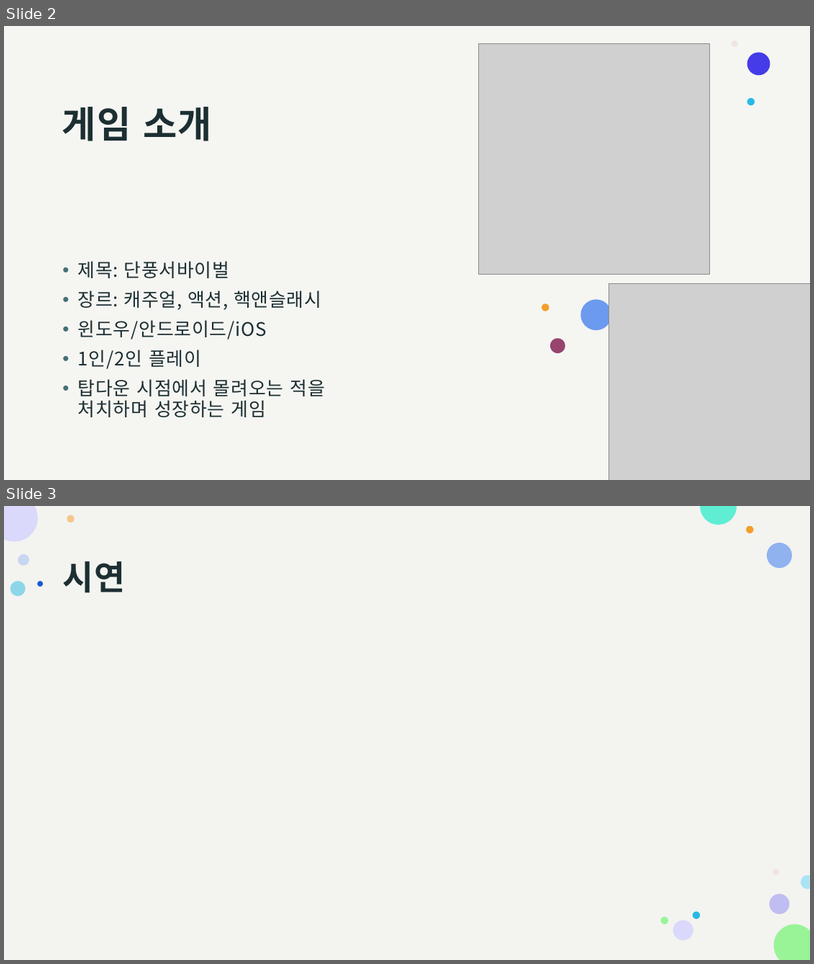
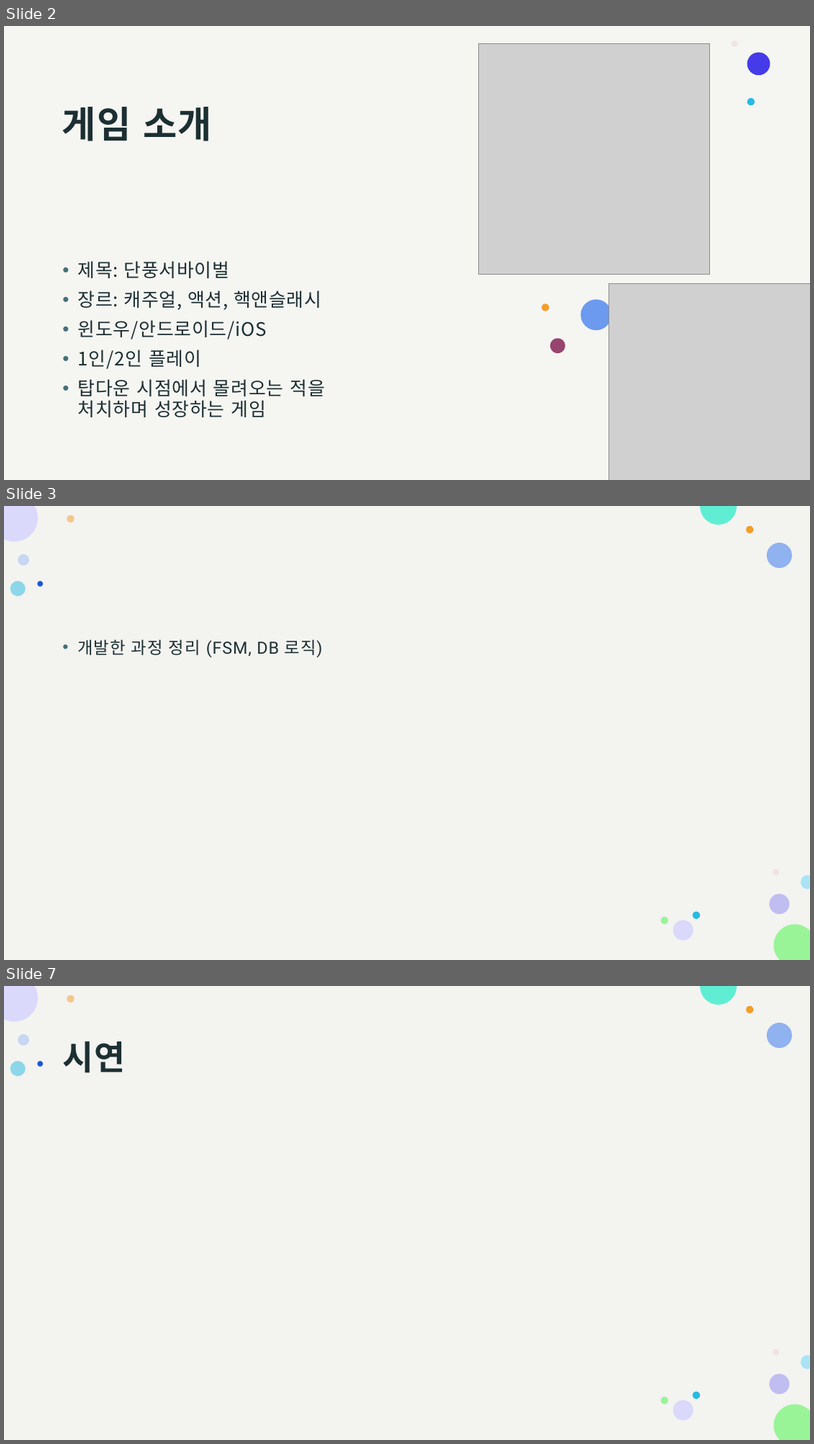
Before and after one commit to pknu-wap/Maple-Survival, a slide deck: 발표자료/최종발표.pptx. Shown one above the other, each under a label of ours: slides 2 and 3 before the commit, slides 2, 3 and 7 after it; the slides between them are not shown. The pictures are 814x964 and 814x1444 pixels, drawn with LibreOffice and Linux fonts; fonts in the diff are those of the drawing; grey boxes stand for pictures. Boxes give left, top, right and bottom in pixels: in the first picture for what was removed or moved away, otherwise in the second. Text is boxed around its words. In the diff, an @@ line names an element or a change of style, - is before the commit and + after.

```diff
--- a/발표자료/최종발표.pptx
+++ b/발표자료/최종발표.pptx
@@ slide 3 added at box(4, 506, 810, 960), background #FFFFFF; not listed: 16 template elements that a slide beside it also shows @@
@@ text added at box(77, 639, 323, 657), 20 pt, text #1C2F32 @@
+• 개발한 과정 정리 (FSM, DB 로직)
@@ what was slide 3 is now slide 7 @@
```
Also in this commit, not shown: 3 other slides added, 1 slide removed.
